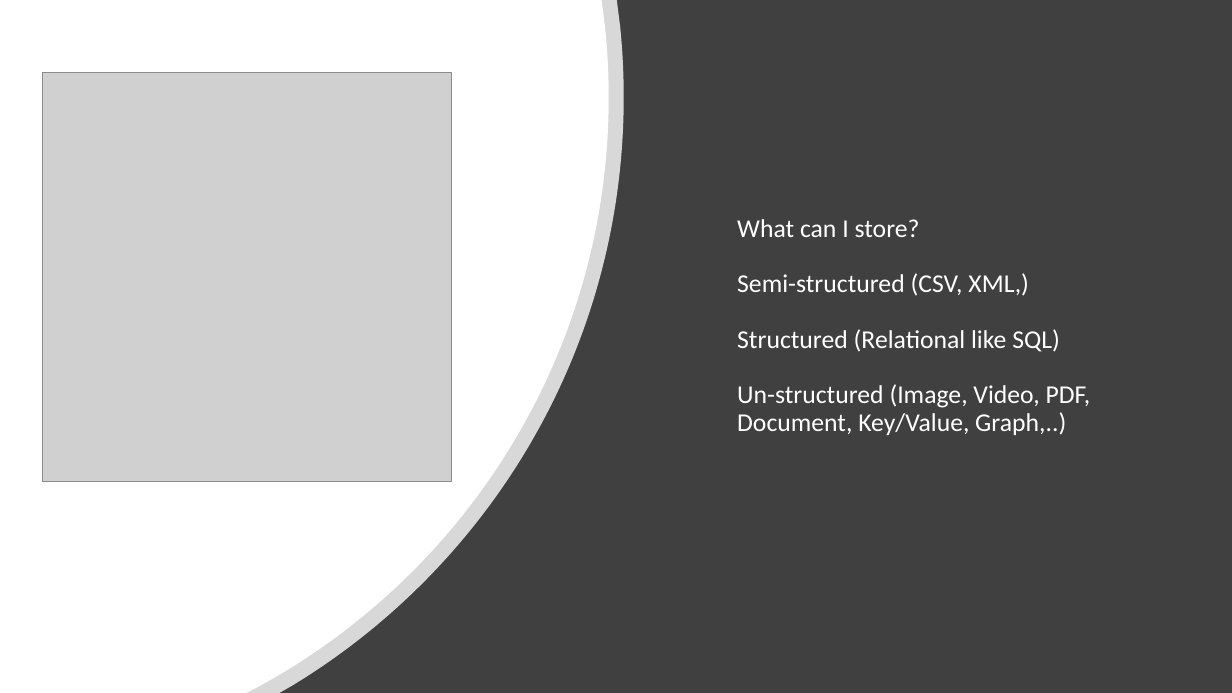
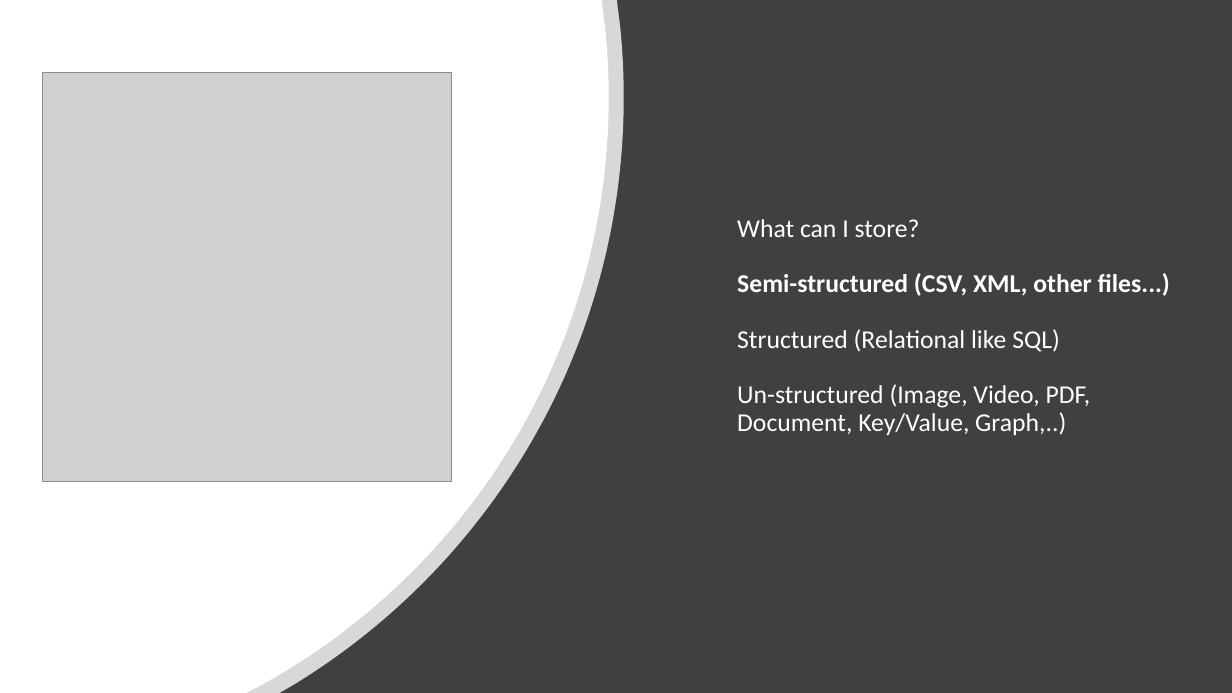
Before and after one commit to dinesarun/azurevidyapeeth, a slide deck: slide 6 of Feb26-AzureDataLake/AzureDataLake+Hadoop3.0.pptx. Drawn at 1232x693 pixels with LibreOffice and Linux fonts; fonts in the diff are those of the drawing; grey boxes stand for pictures. Boxes give left, top, right and bottom in pixels: in the first picture for what was removed or moved away, otherwise in the second. Text is boxed around its words. In the diff, an @@ line names an element or a change of style, - is before the commit and + after.

```diff
--- a/Feb26-AzureDataLake/AzureDataLake+Hadoop3.0.pptx
+++ b/Feb26-AzureDataLake/AzureDataLake+Hadoop3.0.pptx
@@ title at (737, 219, 1170, 435): text changed @@
-  What can I store?
-  Semi-structured (CSV, XML,)
-  Structured (Relational like SQL)
-  Un-structured (Image, Video, PDF, Document, Key/Value, Graph,..)
+  What can I store?
+  Semi-structured (CSV, XML, other files...)
+  Structured (Relational like SQL)
+  Un-structured (Image, Video, PDF, Document, Key/Value, Graph,..)
```
Also in this commit, not shown: 1 other slide changed, 4 slides added.
